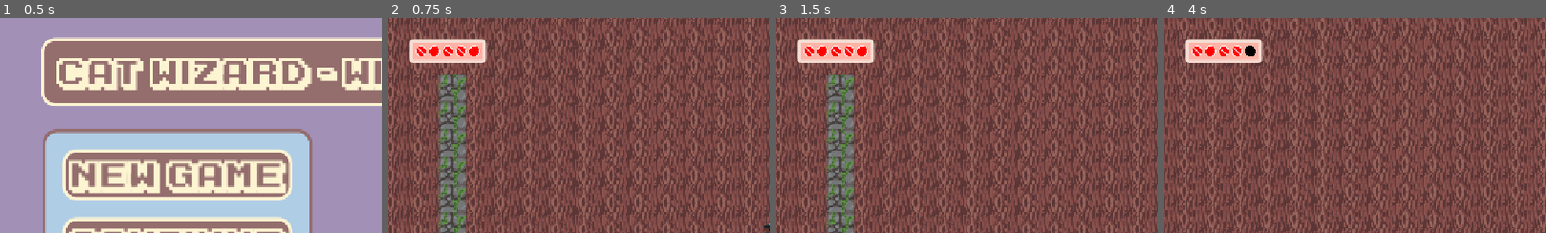
Above: before the commit, frames 1-4 (left to right).
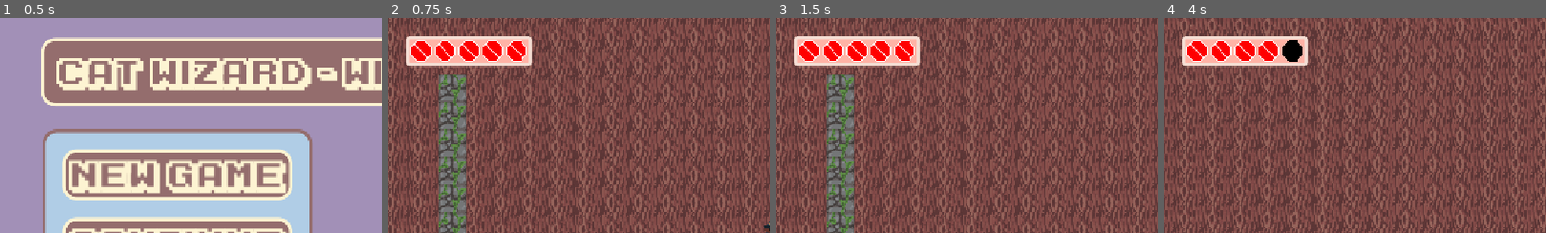
Above: after the commit, the same moments.

Repository: teganmy/wizard-cat-cat-wizard
Game: Godot game, scene res://main.tscn
Two runs of this game, one before a commit and one after it. Both use one fixed random seed, a clock stepped at 60 frames per second and the inputs below.
Inputs (mouse positions are % of the whole screen's width and height, from its top left):
- Up to frame 1 (0.5 s): no input
- Up to frame 2 (0.75 s): click "New Game" at 0.5 s
- Up to frame 3 (1.5 s): tap Enter (interact) at 1.25 s; move the mouse to (72, 45) at 1.27 s; hold Right (player_right) from 1.28 s (still down); tap Space (fire) at 1.35 s
- Up to frame 4 (4 s): move the mouse to (30, 55) at 2.02 s; release Right (player_right) at 2.03 s; hold Down (player_down) 2.03-2.78 s; tap Enter (interact) at 2.1 s; move the mouse to (60, 28) at 2.77 s; hold Right (player_right) 2.78-3.53 s; tap Shift (player_dodge) at 2.85 s; move the mouse to (45, 70) at 3.52 s; hold W (player_up) from 3.53 s (still down); tap Space (fire) at 3.6 s
The pictures show only the part of the screen within x 0-50%, y 0-50%; the shares and areas given below are measured in that part.

Frame 1 is identical in both runs. In frame 2, 4.1% of the frame differs, in the area x 4-38%, y 8-24%; in frame 3, 4.1%; in frame 4, 4.2%.

Commit message:
Expanded life container size

Diff:
--- a/wizard-cat-game/assets/hud.tscn
+++ b/wizard-cat-game/assets/hud.tscn
@@ -22,6 +22,7 @@
 
 [sub_resource type="Theme" id="Theme_1m68m"]
 default_font = ExtResource("5_1m68m")
+HBoxContainer/constants/separation = 20
 Label/styles/normal = SubResource("StyleBoxFlat_gudfk")
 
 [sub_resource type="LabelSettings" id="LabelSettings_gudfk"]
@@ -44,8 +45,13 @@
 corner_radius_bottom_right = 5
 corner_radius_bottom_left = 5
 corner_detail = 10
+expand_margin_left = 5.0
+expand_margin_top = 5.0
+expand_margin_right = 5.0
+expand_margin_bottom = 5.0
 
 [node name="HUD" type="MarginContainer" unique_id=1347274040]
+anchors_preset = 15
 anchor_right = 1.0
 anchor_bottom = 1.0
 grow_horizontal = 2
--- a/wizard-cat-game/life_container.gd
+++ b/wizard-cat-game/life_container.gd
@@ -9,6 +9,7 @@
 	for heart in range(new, PlayerState.max_health):
 		hearts[heart].modulate = Color.BLACK
 
+
 func change_max(new: int) -> void:
 	hearts.clear()
 	for _i in range(new):
@@ -16,6 +17,8 @@
 		heart.texture = heart_texture
 		hearts.push_back(heart)
 		add_child(heart)
+		heart.offset_transform_enabled = true
+		heart.offset_transform_scale = Vector2(2.0,2.0)
 	change_hearts(PlayerState.current_health)
 
 func _ready() -> void:
--- a/wizard-cat-game/player.tscn
+++ b/wizard-cat-game/player.tscn
@@ -17,7 +17,7 @@
 size = Vector2(28, 30)
 
 [sub_resource type="CircleShape2D" id="CircleShape2D_gpvk7"]
-radius = 42.0
+radius = 56.142673
 
 [node name="Player" type="CharacterBody2D" unique_id=705305627 groups=["Player"]]
 collision_layer = 2
